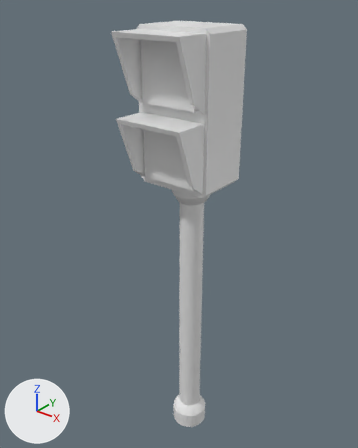
Renders of the FBX model Assets/Models/Environment/Probs/Traffic Light.fbx from each side of a commit.
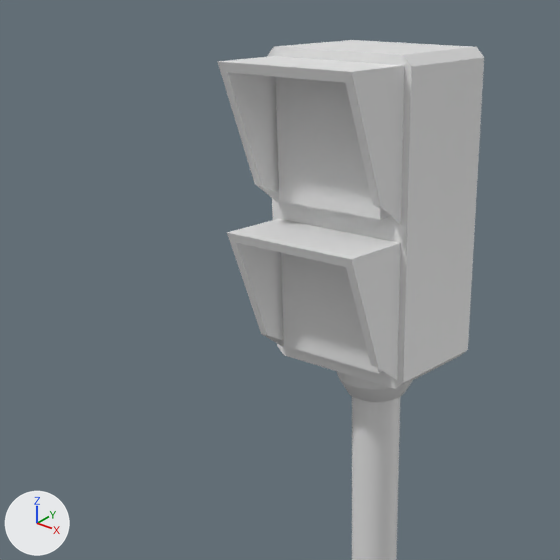
Each version appears first whole from a 50 mm lens placed at (1.77, -2.22, 3.1), pointed at (-0.07, 0.09, 1.67), and next in a close-up on the part from 0% to 80% of the width and 0% to 64% of the height. The lights are fixed; the arrows at lower left show +X, +Y and +Z. Where no turn or scale is listed for an object, it has been applied to the vertices.

Names of what the first close-up shows: 'Traffic Light'.
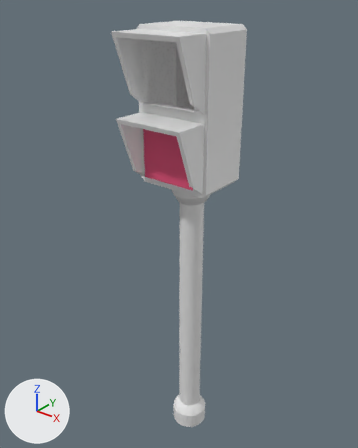
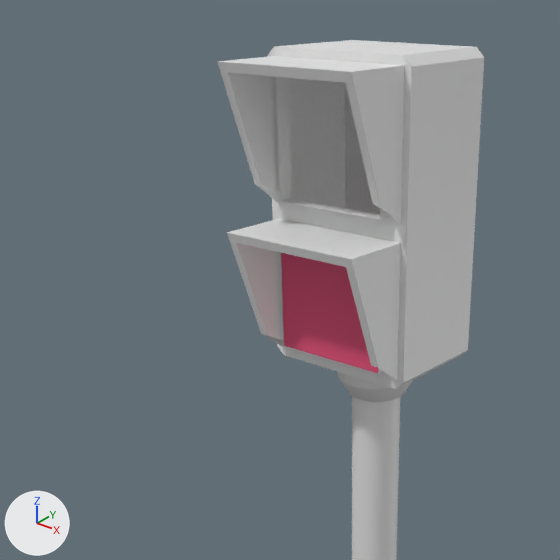
Boxes [x1, y1, x2, y2] around the edits, measured in the close-ups (560 x 560 px):
part 1 of me_mesh, recoloured: [281, 253, 378, 373] in both

The change, as a list of edits to the scene's bpy script:
```text
Add mat_coro02:
    mat_coro02 = principled_material('coro02')
    mat_coro02.base_color = (0.8, 0.0822, 0.199)  # pink #e7517b
Add mat_bg_glass:
    mat_bg_glass = principled_material('BG_Glass')
    mat_bg_glass.base_color = (0.8, 0.8, 0.8)  # white #e7e7e7
    mat_bg_glass.alpha = 0.0354
Add mat_checker:
    mat_checker = principled_material('Checker')
    mat_checker.base_color = (0.8, 0.8, 0.8)  # white #e7e7e7
Change me_mesh:
    where me_mesh.from_pydata(...)  # 256 vertices, 183 faces; spans x -0.25..0.25, y -0.28..0.28, z -0.03..2.9
    used by ob_traffic_light; location = (0.0, 0.0, 0.0)
    me_mesh part 1: the 1 face centred in x 0.0, y -0.1, z 2.2 switches from no material to mat_coro02 (pink #e7517b)
    add me_mesh.materials.append(mat_bg_glass)  # white #e7e7e7
    add me_mesh.materials.append(mat_checker)  # white #e7e7e7
    add me_mesh.materials.append(mat_coro02)  # pink #e7517b
```
